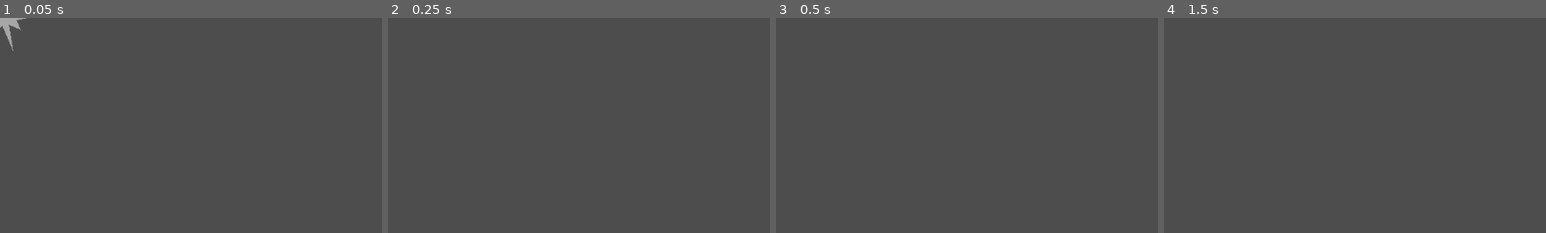
Above: before the commit, frames 1-4 (left to right).
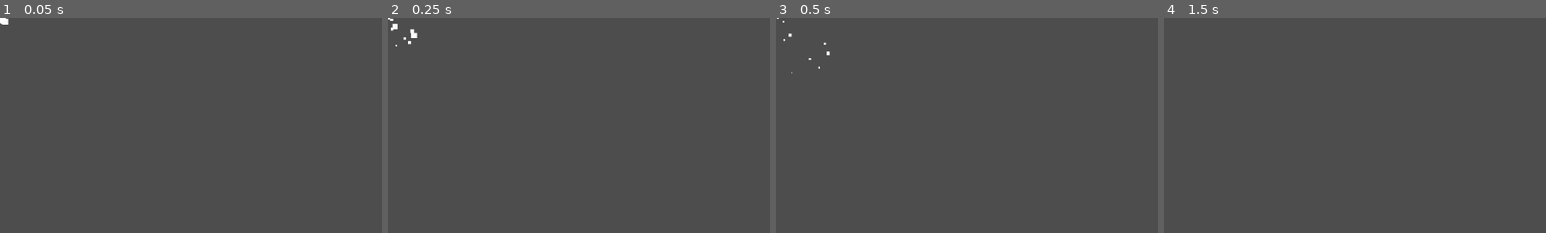
Above: after the commit, the same moments.

Repository: outrightmental/Blockbusters
Game: Godot game, scene res://models/effect/explosion.tscn
Same seed, same stepped clock (60 frames per second), same inputs: the game is played once before the commit and once after it. This scene is started directly instead of the project's main scene.
Inputs:
- Up to frame 1 (0.05 s): no input
- Up to frame 2 (0.25 s): no input
- Up to frame 3 (0.5 s): no input
- Up to frame 4 (1.5 s): tap Enter (ui_accept) at 0.5, 0.77, 1.25 s; hold Right (ui_right) 0.53-1.28 s; hold Down (ui_down) from 1.28 s (still down)
The pictures show only the part of the screen within x 0-50%, y 0-50%; the shares and areas given below are measured in that part.

The runs differ from the first frame. In frame 1, 0.3% of the frame differs, in the area x 0-7%, y 0-16%; in frame 2, 0.2%; in frame 3, less than 0.1%; in frame 4, nothing differs.

Commit message:
explosion with particles in player color

Diff:
--- a/models/block/block_quart_shatter.tscn
+++ b/models/block/block_quart_shatter.tscn
@@ -8,12 +8,12 @@
 
 [node name="ParticleEmitter" type="CPUParticles2D"]
 emitting = false
-amount = 5
+amount = 3
 one_shot = true
 explosiveness = 1.0
 spread = 180.0
 gravity = Vector2(0, 0)
-initial_velocity_max = 100.0
+initial_velocity_max = 50.0
 scale_amount_max = 3.0
 scale_amount_curve = SubResource("Curve_v26ot")
 script = ExtResource("1_v26ot")
--- a/models/effect/explosion.gd
+++ b/models/effect/explosion.gd
@@ -6,7 +6,7 @@
 # Player number to identify the projectile
 @export var player_num: int = 0
 # Constants
-const LIFETIME_MSEC: int                 = 200
+const LIFETIME_MSEC: int                 = 1000
 const CRITICAL_RADIUS_BLOCK_RATIO: float = 0.5
 const CRITICAL_RADIUS_SHIP_RATIO: float  = 0.4
 const EXPLOSION_FORCE: int               = 5000
@@ -24,6 +24,12 @@
 	critical_radius_ship = explosive_radius * CRITICAL_RADIUS_SHIP_RATIO
 	critical_radius_block = explosive_radius * CRITICAL_RADIUS_BLOCK_RATIO
 	$ExplosiveArea2D.body_entered.connect(_on_body_entered)
+	# Set the explosion color based on player_num
+	if player_num in Config.PLAYER_COLORS:
+		$ParticleEmitter.color = Config.PLAYER_COLORS[player_num][0]
+	else:
+		print("No texture found for player_num: ", player_num)
+	$ParticleEmitter.emitting = true
 
 
 # Called when another body enters the collission area
--- a/models/effect/explosion.tscn
+++ b/models/effect/explosion.tscn
@@ -1,6 +1,7 @@
-[gd_scene load_steps=3 format=3 uid="uid://qwnrjhu6nfwd"]
+[gd_scene load_steps=4 format=3 uid="uid://qwnrjhu6nfwd"]
 
 [ext_resource type="Script" uid="uid://b26w87siicyi1" path="res://models/effect/explosion.gd" id="1_n4u1h"]
+[ext_resource type="PackedScene" uid="uid://dur1xvqlvin4x" path="res://models/block/block_quart_shatter.tscn" id="2_6lx3s"]
 
 [sub_resource type="CircleShape2D" id="CircleShape2D_c86j1"]
 radius = 200.0
@@ -8,9 +9,11 @@
 [node name="Explosion" type="Node2D"]
 script = ExtResource("1_n4u1h")
 
-[node name="Explosion" type="Polygon2D" parent="."]
-color = Color(1, 1, 1, 0.501961)
-polygon = PackedVector2Array(7, -13, 15, -46, 13, -9, 24, -14, 19, -4, 65, -5, 22, 3, 28, 16, 12, 9, 18, 45, 3, 10, -15, 31, -4, 8, -18, 6, -6, 0, -31, -15, -4, -6, -8, -14, 1, -11, 0, -29)
+[node name="ParticleEmitter" parent="." instance=ExtResource("2_6lx3s")]
+amount = 25
+initial_velocity_max = 200.0
+scale_amount_max = 10.0
+script = null
 
 [node name="ExplosiveArea2D" type="Area2D" parent="."]
 
